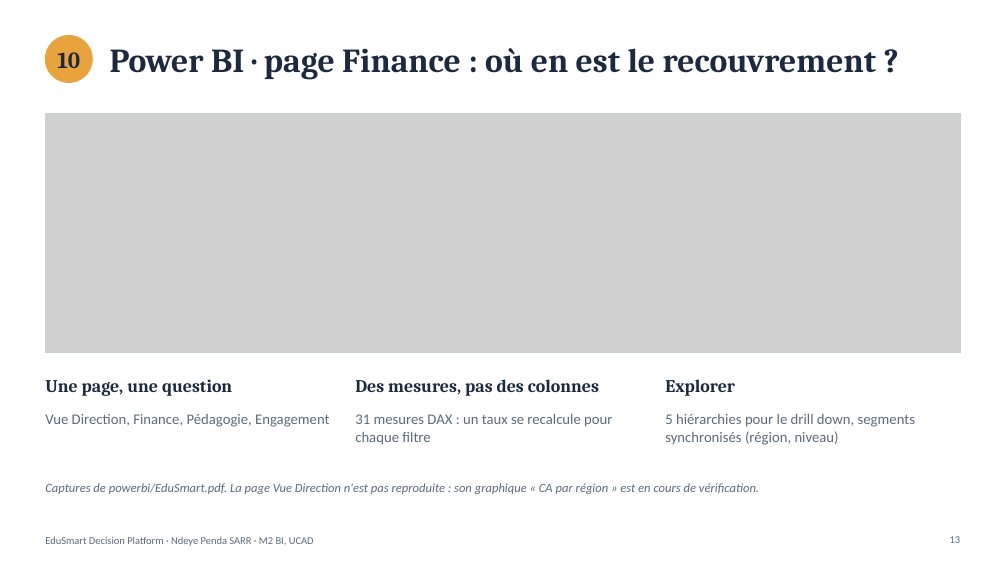
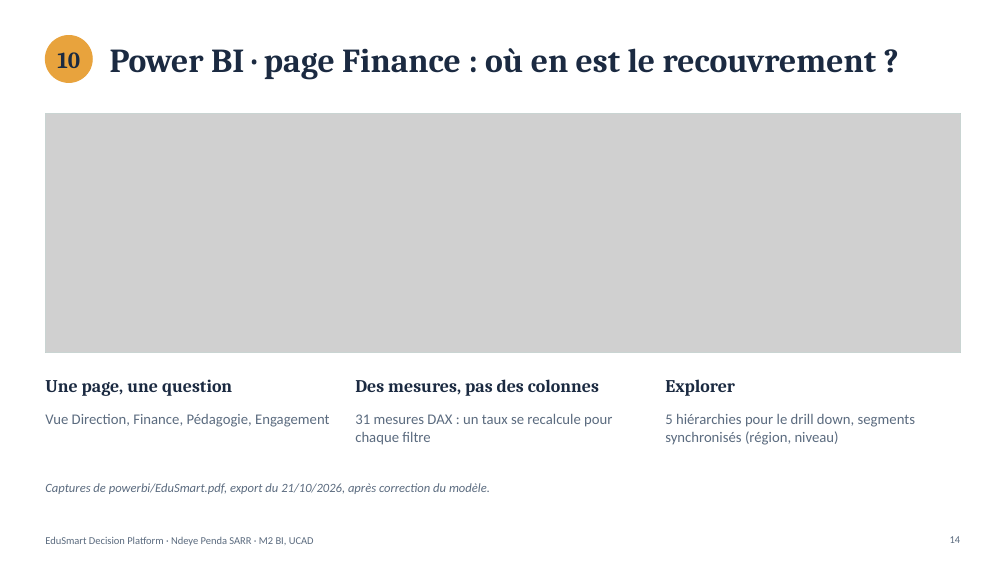
Before and after one commit to NdeyePendaSarr/edusmart-decision-platform, a slide deck: slide 14 of presentation/EduSmart_presentation.pptx (slide 13 before the commit). Drawn at 1008x567 pixels with LibreOffice and Linux fonts; fonts in the diff are those of the drawing; grey boxes stand for pictures. Boxes give left, top, right and bottom in pixels: in the first picture for what was removed or moved away, otherwise in the second. Text is boxed around its words. In the diff, an @@ line names an element or a change of style, - is before the commit and + after.

```diff
--- a/presentation/EduSmart_presentation.pptx
+++ b/presentation/EduSmart_presentation.pptx
@@ text at [45, 483, 490, 494]: text changed @@
-Captures de powerbi/EduSmart.pdf. La page Vue Direction n'est pas reproduite : son graphique « CA par région » est en cours de vérification.
+Captures de powerbi/EduSmart.pdf, export du 21/10/2026, après correction du modèle.
```
Also in this commit, not shown: 3 other slides changed, 1 slide added.
